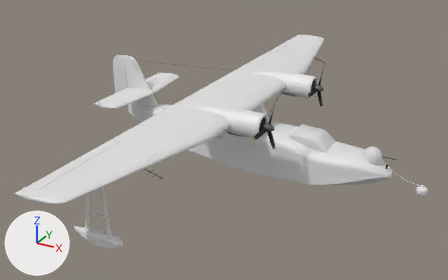
Two versions of the Blender file threejs-models/deliver/Flying_Boat_Catalina.blend, one commit apart.
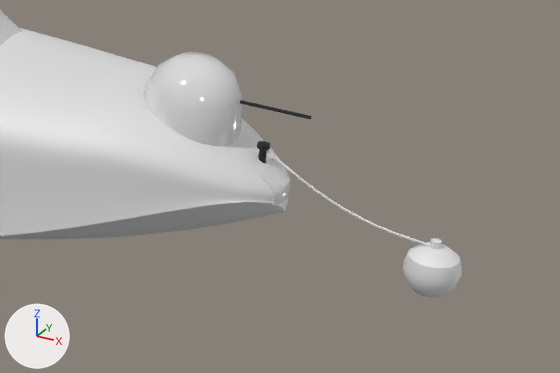
The first picture shows the older version from a camera (50 mm lens) standing at (15.54, -32.15, 17.46) and looking at (-1.42, -1.3, 2.04). The close-ups show the older and then the newer version on the part from 74% to 100% of the width and 48% to 76% of the height of that picture. Only the edits that show in the close-ups are written down. Every picture has the same lights, and +X, +Y and +Z are marked at lower left.

In view in the first close-up: 'Fittings_Metal', 'Glazing', 'Hull', 'Mooring_Line_Buoy'.
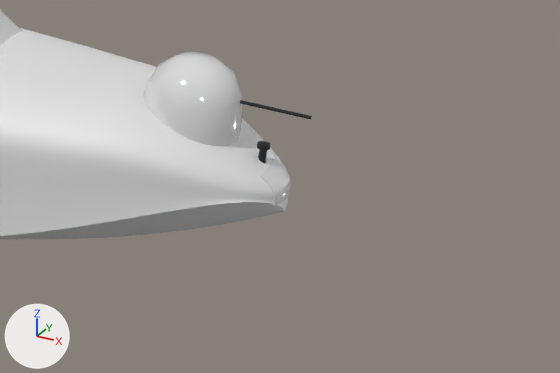
The newer file is also turned or shifted as a whole; pictures and numbers use the older file's frame.

What changed in the scene script:
```text
Remove ob_mooring_line_buoy:
    ob_mooring_line_buoy = bpy.data.objects.new('Mooring_Line_Buoy', me_mesh_18)
    ob_mooring_line_buoy.parent = ob_mooring_gear
    ob_mooring_line_buoy.location = (0.0, 0.0, 0.0)
```

Location of each change, [x1, y1, x2, y2] in pixels of the close-ups (560 x 373 px):
'Mooring_Line_Buoy', deleted
    before: [266, 150, 462, 297]
